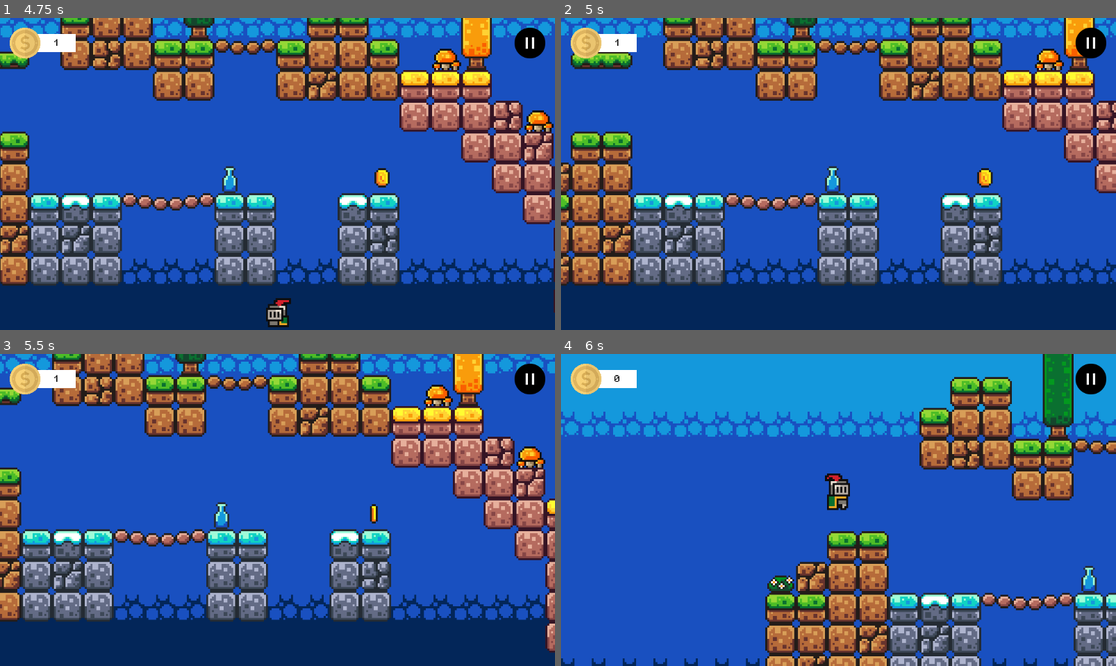
Above: before the commit, frames 1-4 (two rows, left to right).
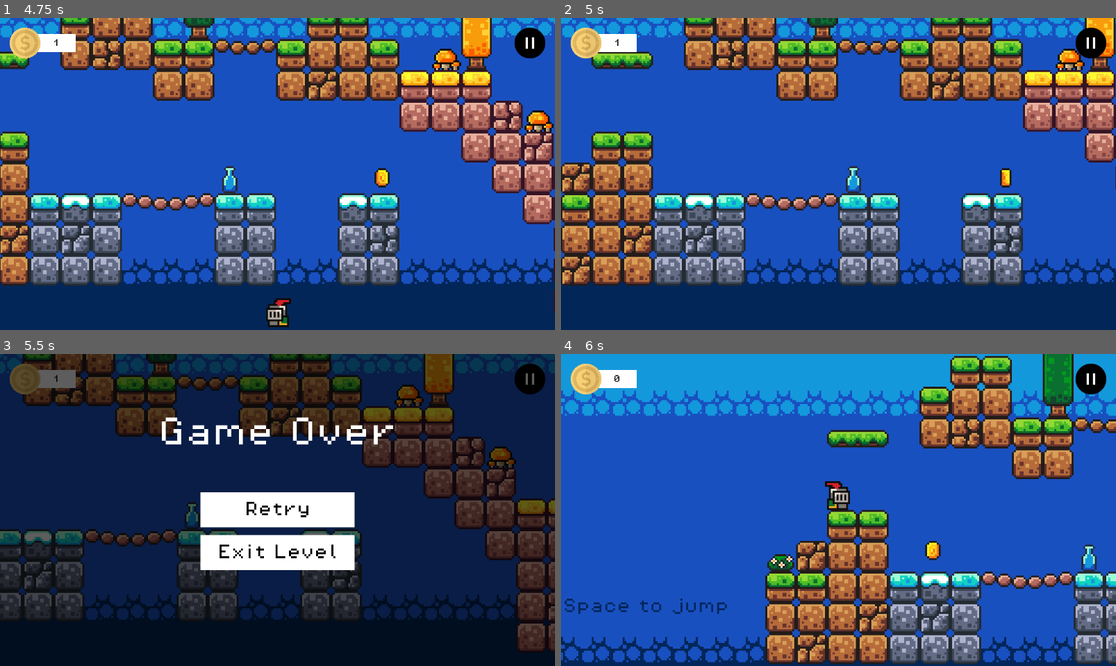
Above: after the commit, the same moments.

Repository: ImadSaddik/FirstGodotGame
Game: Godot game, scene res://scenes/start_screen_ui.tscn
The game is run twice, just before and just after one commit, with the same random seed, the same clock (stepped at 60 frames per second) and the same inputs.
Inputs (mouse positions are in pixels of both pictures, inside the frame that each line leads up to):
- Up to frame 1 (4.75 s): click "Start Game" at 0.5 s; click (527, 42) at 1.25 s; click "Resume" at 2 s; hold Right (move_right) 2.78-4.28 s; tap Space (jump) at 3.02, 3.77 s; hold Left (move_left) from 4.28 s (still down)
- Up to frame 2 (5 s): keep holding Left (move_left)
- Up to frame 3 (5.5 s): release Left (move_left) at 5.03 s; hold Right (move_right) from 5.03 s (still down); tap Space (jump) at 5.27 s
- Up to frame 4 (6 s): release Right (move_right) at 5.75 s; click (838, 510) at 5.75 s, where only the run after the commit has a clickable "Retry"

Frame 1 is identical in both runs. In frame 2, 37% of the frame differs, in the area x 0-100%, y 0-86%; in frame 3, 97%, in the area x 0-100%, y 0-100%; in frame 4, 32%.

Commit message:
Added the game over UI scene

Diff:
--- /dev/null
+++ b/scenes/game_over_menu_ui.tscn
@@ -0,0 +1,106 @@
+[gd_scene load_steps=8 format=3 uid="uid://bbbctu8te58ey"]
+
+[ext_resource type="Script" path="res://scripts/game_over_menu_ui.gd" id="1_61ppg"]
+[ext_resource type="FontFile" uid="uid://dac2hu4hiieru" path="res://assets/fonts/PixelOperator8.ttf" id="1_l1rqc"]
+
+[sub_resource type="StyleBoxFlat" id="StyleBoxFlat_xbn1w"]
+bg_color = Color(0, 0, 0, 0.635294)
+
+[sub_resource type="StyleBoxEmpty" id="StyleBoxEmpty_e715r"]
+
+[sub_resource type="StyleBoxFlat" id="StyleBoxFlat_auqwe"]
+bg_color = Color(0.851769, 0.851769, 0.851769, 1)
+
+[sub_resource type="StyleBoxFlat" id="StyleBoxFlat_okvne"]
+bg_color = Color(0.601223, 0.601223, 0.601223, 1)
+
+[sub_resource type="StyleBoxFlat" id="StyleBoxFlat_1laov"]
+bg_color = Color(1, 1, 1, 1)
+
+[node name="GameOverMenuUI" type="Control" node_paths=PackedStringArray("canvasLayer")]
+layout_mode = 3
+anchors_preset = 15
+anchor_right = 1.0
+anchor_bottom = 1.0
+grow_horizontal = 2
+grow_vertical = 2
+script = ExtResource("1_61ppg")
+canvasLayer = NodePath("CanvasLayer")
+
+[node name="CanvasLayer" type="CanvasLayer" parent="."]
+layer = 2
+visible = false
+
+[node name="Panel" type="Panel" parent="CanvasLayer"]
+anchors_preset = 15
+anchor_right = 1.0
+anchor_bottom = 1.0
+grow_horizontal = 2
+grow_vertical = 2
+theme_override_styles/panel = SubResource("StyleBoxFlat_xbn1w")
+
+[node name="VBoxContainer" type="VBoxContainer" parent="CanvasLayer"]
+anchors_preset = 8
+anchor_left = 0.5
+anchor_top = 0.5
+anchor_right = 0.5
+anchor_bottom = 0.5
+offset_left = -160.0
+offset_top = -37.0
+offset_right = 160.0
+offset_bottom = 125.0
+grow_horizontal = 2
+grow_vertical = 2
+theme_override_constants/separation = 16
+
+[node name="RetryButton" type="Button" parent="CanvasLayer/VBoxContainer"]
+layout_mode = 2
+size_flags_vertical = 3
+theme_override_colors/font_hover_color = Color(0, 0, 0, 1)
+theme_override_colors/font_pressed_color = Color(0, 0, 0, 1)
+theme_override_colors/font_focus_color = Color(0, 0, 0, 1)
+theme_override_colors/font_color = Color(0, 0, 0, 1)
+theme_override_fonts/font = ExtResource("1_l1rqc")
+theme_override_font_sizes/font_size = 32
+theme_override_styles/focus = SubResource("StyleBoxEmpty_e715r")
+theme_override_styles/hover = SubResource("StyleBoxFlat_auqwe")
+theme_override_styles/pressed = SubResource("StyleBoxFlat_okvne")
+theme_override_styles/normal = SubResource("StyleBoxFlat_1laov")
+text = "Retry
+"
+
+[node name="ExitLevelButton" type="Button" parent="CanvasLayer/VBoxContainer"]
+layout_mode = 2
+size_flags_vertical = 3
+theme_override_colors/font_hover_color = Color(0, 0, 0, 1)
+theme_override_colors/font_pressed_color = Color(0, 0, 0, 1)
+theme_override_colors/font_focus_color = Color(0, 0, 0, 1)
+theme_override_colors/font_color = Color(0, 0, 0, 1)
+theme_override_fonts/font = ExtResource("1_l1rqc")
+theme_override_font_sizes/font_size = 32
+theme_override_styles/focus = SubResource("StyleBoxEmpty_e715r")
+theme_override_styles/hover = SubResource("StyleBoxFlat_auqwe")
+theme_override_styles/pressed = SubResource("StyleBoxFlat_okvne")
+theme_override_styles/normal = SubResource("StyleBoxFlat_1laov")
+text = "Exit Level"
+
+[node name="Label" type="Label" parent="CanvasLayer"]
+anchors_preset = 8
+anchor_left = 0.5
+anchor_top = 0.5
+anchor_right = 0.5
+anchor_bottom = 0.5
+offset_left = -194.0
+offset_top = -195.0
+offset_right = 194.0
+offset_bottom = -124.0
+grow_horizontal = 2
+grow_vertical = 2
+theme_override_fonts/font = ExtResource("1_l1rqc")
+theme_override_font_sizes/font_size = 64
+text = "Game Over"
+horizontal_alignment = 1
+vertical_alignment = 1
+
+[connection signal="pressed" from="CanvasLayer/VBoxContainer/RetryButton" to="." method="_on_retry_button_pressed"]
+[connection signal="pressed" from="CanvasLayer/VBoxContainer/ExitLevelButton" to="." method="_on_exit_level_button_pressed"]
--- a/scenes/kill_zone.tscn
+++ b/scenes/kill_zone.tscn
@@ -7,7 +7,7 @@
 script = ExtResource("1_ufrgs")
 
 [node name="Timer" type="Timer" parent="."]
-wait_time = 0.6
+wait_time = 0.3
 one_shot = true
 
 [connection signal="body_entered" from="." to="." method="_on_body_entered"]
--- a/scenes/level_1.tscn
+++ b/scenes/level_1.tscn
@@ -11,6 +11,7 @@
 [ext_resource type="FontFile" uid="uid://dac2hu4hiieru" path="res://assets/fonts/PixelOperator8.ttf" id="9_2b64d"]
 [ext_resource type="PackedScene" uid="uid://5grr5j6iic8y" path="res://scenes/in_game_ui.tscn" id="10_emnqp"]
 [ext_resource type="PackedScene" uid="uid://b58fwo6mh1cme" path="res://scenes/pause_menu_ui.tscn" id="11_gxdjg"]
+[ext_resource type="PackedScene" uid="uid://bbbctu8te58ey" path="res://scenes/game_over_menu_ui.tscn" id="12_l8xst"]
 
 [sub_resource type="TileSetAtlasSource" id="TileSetAtlasSource_dlp3c"]
 texture = ExtResource("3_yf860")
@@ -258,8 +259,9 @@
 limit_smoothed = true
 position_smoothing_speed = 10.0
 
-[node name="KillZone" parent="." instance=ExtResource("5_oxrbl")]
+[node name="KillZone" parent="." node_paths=PackedStringArray("gameOverUI") instance=ExtResource("5_oxrbl")]
 position = Vector2(47, 134)
+gameOverUI = NodePath("../UI/GameOverMenuUI")
 
 [node name="CollisionShape2D" type="CollisionShape2D" parent="KillZone"]
 shape = SubResource("WorldBoundaryShape2D_o3n2h")
@@ -359,3 +361,5 @@
 [node name="InGameUI" parent="UI" instance=ExtResource("10_emnqp")]
 
 [node name="PauseMenuUI" parent="UI" instance=ExtResource("11_gxdjg")]
+
+[node name="GameOverMenuUI" parent="UI" instance=ExtResource("12_l8xst")]
--- /dev/null
+++ b/scripts/game_over_menu_ui.gd
@@ -0,0 +1,11 @@
+extends Control
+
+@export var canvasLayer: CanvasLayer
+
+func _on_retry_button_pressed() -> void:
+	canvasLayer.hide()
+	get_tree().reload_current_scene()
+
+
+func _on_exit_level_button_pressed() -> void:
+	get_tree().change_scene_to_file("res://scenes/start_screen_ui.tscn")
--- a/scripts/kill_zone.gd
+++ b/scripts/kill_zone.gd
@@ -1,14 +1,14 @@
 extends Area2D
 
 @onready var timer: Timer = $Timer
+@export var gameOverUI: Control
 
 func _on_body_entered(body: Node2D) -> void:
 	print("You died!")
-	Engine.time_scale = 0.5
 	body.get_node("CollisionShape2D").queue_free()
 	timer.start()
 
 
 func _on_timer_timeout() -> void:
-	Engine.time_scale = 1.0
-	get_tree().reload_current_scene()
+	var canvasLayer: CanvasLayer = gameOverUI.get_child(0, true)
+	canvasLayer.show()
Not shown: 1 places in scenes/level_1.tscn that only renumber resources
